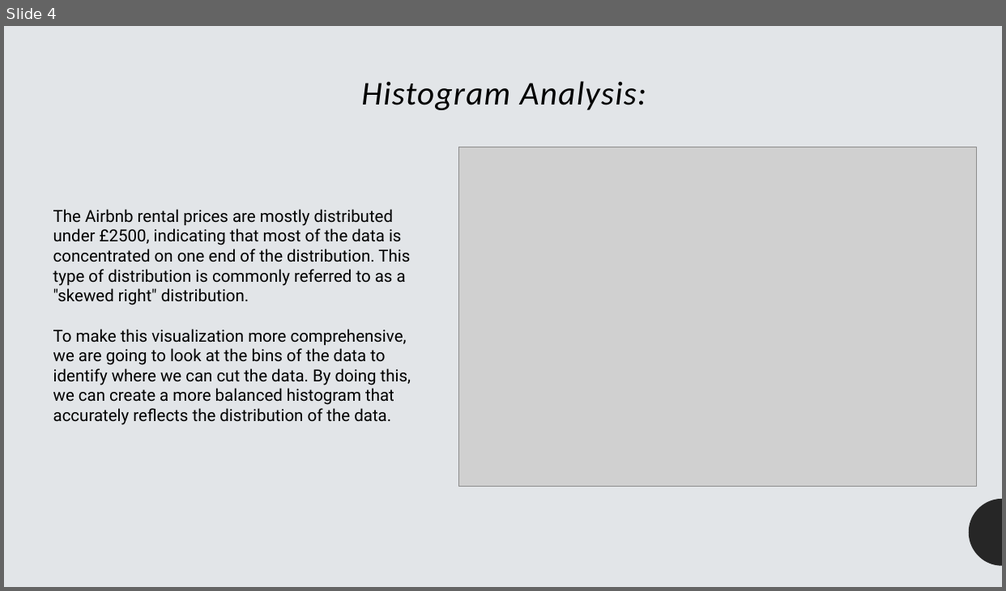
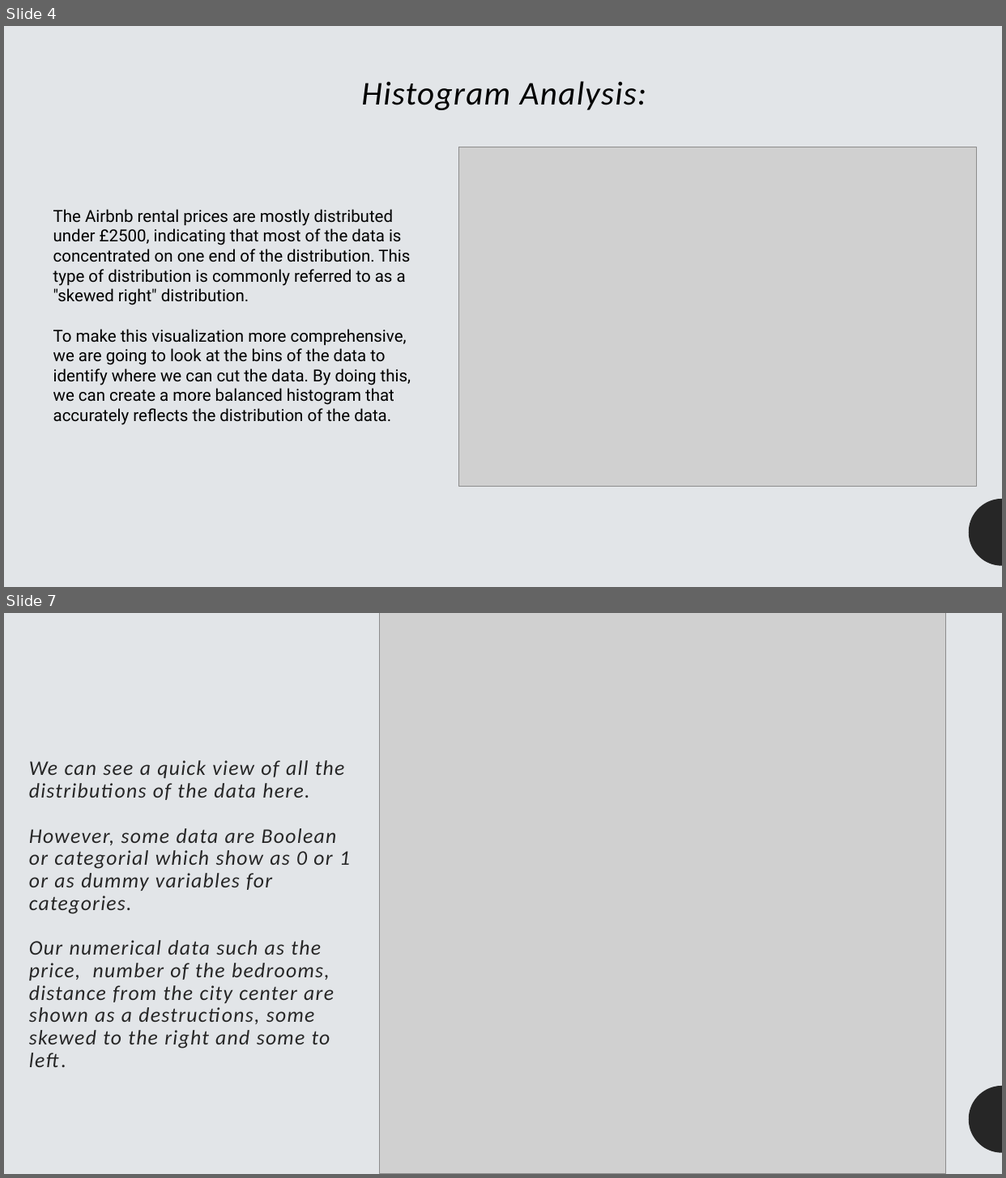
Before and after one commit to akhatamibellevue/DSC530_final_project, a slide deck: Airbnb prices analysis powerpoint.pptx. Shown one above the other, each under a label of ours: slide 4 before the commit, slides 4 and 7 after it; the slides between them are not shown. The pictures are 1006x591 and 1006x1178 pixels, drawn with LibreOffice and Linux fonts; fonts in the diff are those of the drawing; grey boxes stand for pictures. Boxes give left, top, right and bottom in pixels: in the first picture for what was removed or moved away, otherwise in the second. Text is boxed around its words. In the diff, an @@ line names an element or a change of style, - is before the commit and + after.

```diff
--- a/Airbnb prices analysis powerpoint.pptx
+++ b/Airbnb prices analysis powerpoint.pptx
@@ slide 7 added at [4, 613, 1002, 1174], background #E2E5E8; not listed: 1 template element that a slide beside it also shows @@
@@ picture added at [380, 613, 947, 1174] @@
@@ title added at [29, 760, 350, 1067], 20 pt, text #262626, italic @@
+We can see a quick view of all the distributions of the data here.
+However, some data are Boolean or categorial which show as 0 or 1 or as dummy variables for categories.
+Our numerical data such as the price, number of the bedrooms, distance from the city center are shown as a destructions, some skewed to the right and some to left.
```
Also in this commit, not shown: 3 slides changed, 12 other slides added, 1 other file.
